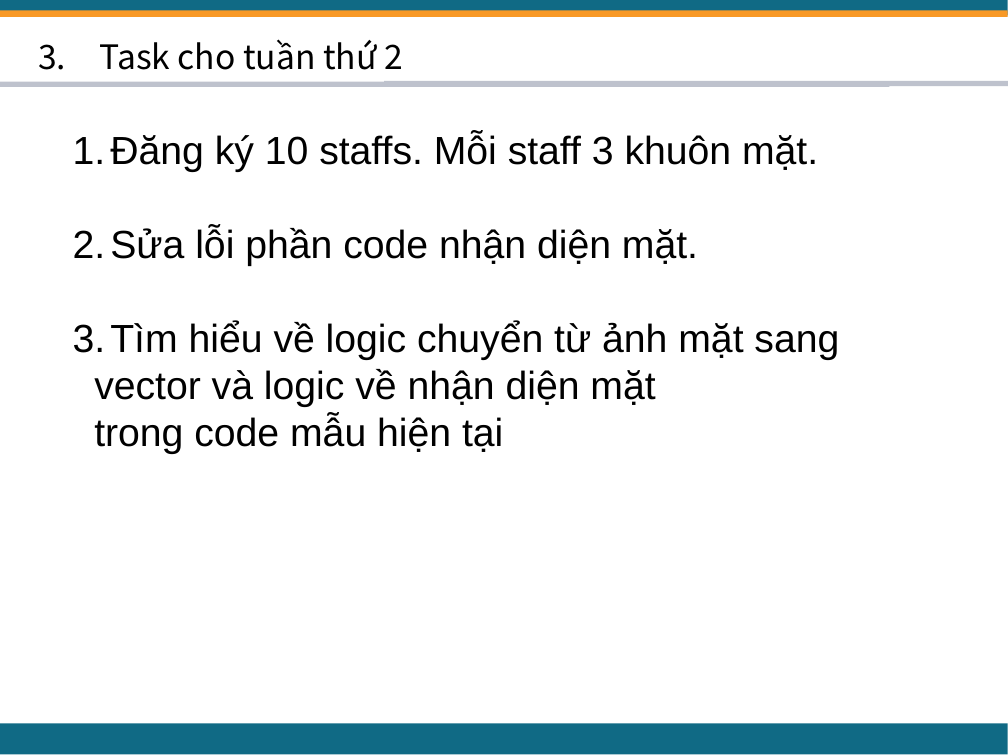
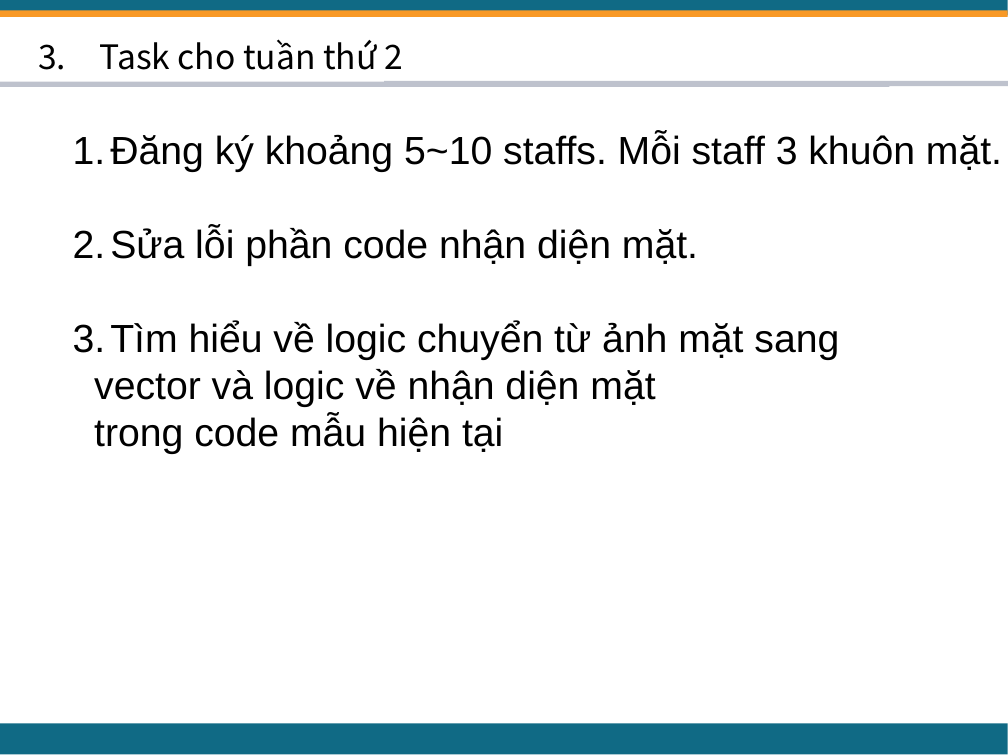
Before and after one commit to evil-nerver-die/FaceRecognitionContest, a slide deck: slide 8 of Doc/01_TaiLieuThamKhao/TaiLieuThamKhao2.pptx (slide 7 before the commit). Drawn at 1008x756 pixels with LibreOffice and Linux fonts; fonts in the diff are those of the drawing. Boxes give left, top, right and bottom in pixels: in the first picture for what was removed or moved away, otherwise in the second. Text is boxed around its words. In the diff, an @@ line names an element or a change of style, - is before the commit and + after.

```diff
--- a/Doc/01_TaiLieuThamKhao/TaiLieuThamKhao2.pptx
+++ b/Doc/01_TaiLieuThamKhao/TaiLieuThamKhao2.pptx
@@ text at <box>110,133,1002,172</box>: text changed @@
-1. Đăng ký 10 staffs. Mỗi staff 3 khuôn mặt.
+1. Đăng ký khoảng 5~10 staffs. Mỗi staff 3 khuôn mặt.
```
Also in this commit, not shown: 2 other slides changed, 1 slide added, 7 other files.
